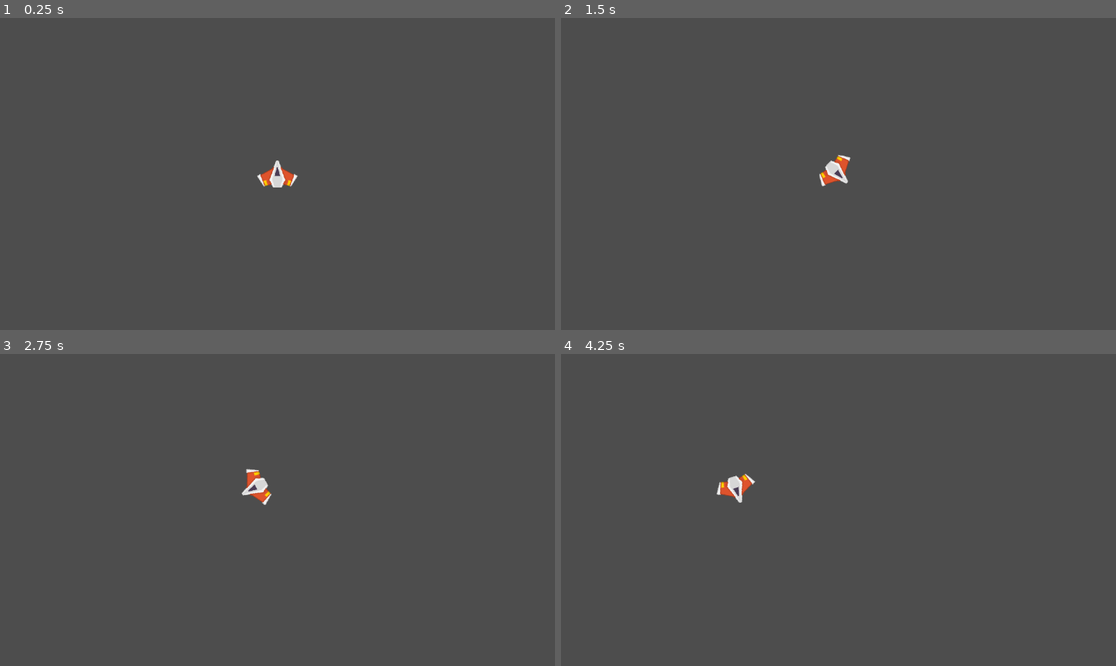
Above: before the commit, frames 1-4 (two rows, left to right).
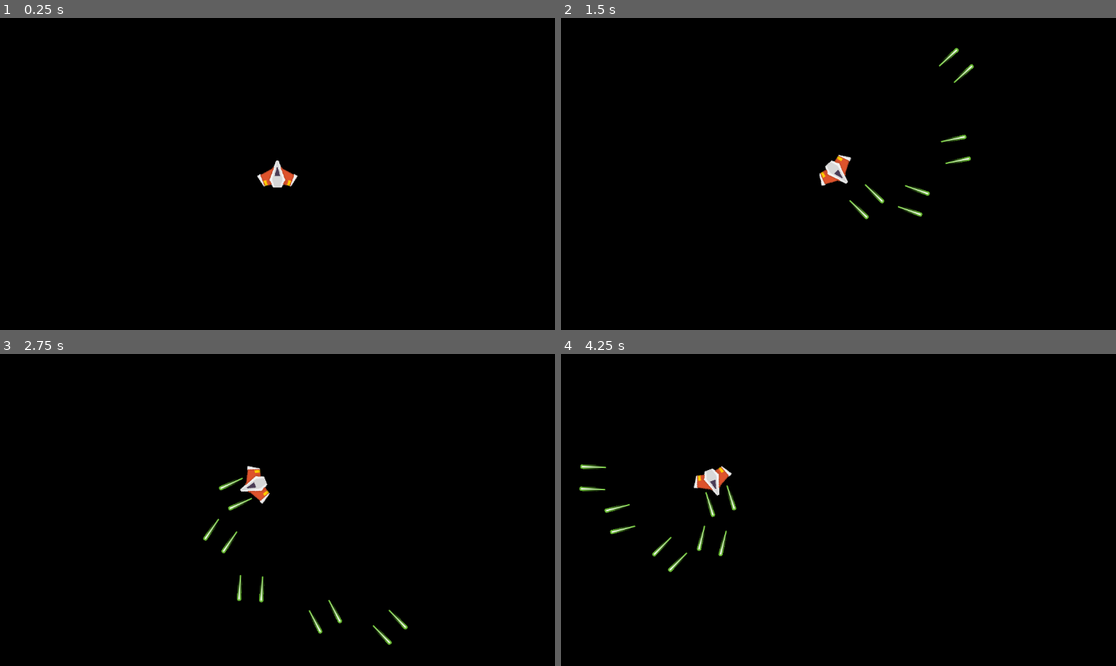
Above: after the commit, the same moments.

Repository: Hirgaz/Space-Pew-Pew
Game: Godot game, scene res://World/World.tscn
The game is run twice, just before and just after one commit, with the same random seed, the same clock (stepped at 60 frames per second) and the same inputs.
Inputs:
- Up to frame 1 (0.25 s): no input
- Up to frame 2 (1.5 s): tap Enter at 0.5 s; hold D (turn_right) 0.53-1.28 s; hold Space (shoot, bound only after the commit) 0.53-1.28 s; hold S (move_back) from 1.28 s (still down); tap Space (shoot, bound only after the commit) at 1.35 s
- Up to frame 3 (2.75 s): release S (move_back) at 2.03 s; hold D (turn_right) from 2.03 s (still down); hold Space (shoot, bound only after the commit) from 2.03 s (still down)
- Up to frame 4 (4.25 s): release D (turn_right) at 2.78 s; release Space (shoot, bound only after the commit) at 2.78 s; hold W (move_forward) 2.78-3.53 s; tap Space (shoot, bound only after the commit) at 2.85 s; hold A (turn_left) from 3.53 s (still down); hold Space (shoot, bound only after the commit) from 3.53 s (still down)

The runs differ from the first frame. In frame 1, 100% of the frame differs, in the area x 0-100%, y 0-100%; in frame 2, 100%; in frame 3, 100%; in frame 4, 100%.

Commit message:
Add lasers!

Diff:
--- /dev/null
+++ b/Player/Laser/Laser.gd
@@ -0,0 +1,5 @@
+extends RigidBody2D
+
+
+func exit_map() -> void:
+	queue_free()
--- /dev/null
+++ b/Player/Laser/Laser.tscn
@@ -0,0 +1,20 @@
+[gd_scene load_steps=4 format=3 uid="uid://dly1ntiva4j5k"]
+
+[ext_resource type="Script" path="res://Player/Laser/Laser.gd" id="1_idrpm"]
+[ext_resource type="Texture2D" uid="uid://b7fnn5wa0rhec" path="res://Player/Laser/LaserGreen.png" id="1_t20x8"]
+
+[sub_resource type="RectangleShape2D" id="RectangleShape2D_lesc4"]
+size = Vector2(10, 55)
+
+[node name="Laser" type="RigidBody2D"]
+collision_layer = 2
+gravity_scale = 0.0
+script = ExtResource("1_idrpm")
+
+[node name="LaserGreen11" type="Sprite2D" parent="."]
+position = Vector2(0, -27)
+texture = ExtResource("1_t20x8")
+
+[node name="CollisionShape2D" type="CollisionShape2D" parent="."]
+position = Vector2(0, -27.5)
+shape = SubResource("RectangleShape2D_lesc4")
--- a/Player/Player.gd
+++ b/Player/Player.gd
@@ -1,19 +1,46 @@
 extends RigidBody2D
 
 
-const TURN_ACCEL = 16.0
-const TURN_DECEL = 16.0
+const LASER_SCENE = preload("res://Player/Laser/Laser.tscn")
+
+
+const TURN_ACCEL = 20.0
+const TURN_DECEL = 20.0
 const MAX_ANGULAR_VELOCITY = PI
 
-const MOVE_FORWARD_ACCEL = 256.0
+const MOVE_FORWARD_ACCEL = 300.0
 const MOVE_BACK_ACCEL = 128.0
 const MOVE_DECEL = 128.0
 const MAX_MOVE_VELOCITY = 256.0
+
+const SHOOT_COOLDOWN = 9.0
+const LASER_VELOCITY = 500
+
+
+@onready var marker_left := $MarkerLeft
+@onready var marker_right := $MarkerRight
+
+
+var shoot_time := 0
+
+
+func exit_map() -> void:
+	# Wrap position.
+	global_position = -global_position
 
 
 func _integrate_forces(state: PhysicsDirectBodyState2D) -> void:
 	var step := state.get_step()
 	var space_transform := state.get_transform()
+
+	# Handle shooting.
+	var shoot := Input.is_action_pressed(&"shoot")
+
+	if shoot and shoot_time <= 0.0:
+		shoot_time = SHOOT_COOLDOWN
+		_spawn_laser.call_deferred()
+	else:
+		shoot_time -= step
 
 	# Handle turning.
 	var ang_velocity := state.get_angular_velocity()
@@ -56,3 +83,20 @@
 		velocity = velocity.move_toward(Vector2(), MOVE_DECEL * step)
 
 	state.set_linear_velocity(velocity)
+
+
+func _spawn_laser_at(position: Vector2) -> void:
+	var laser : RigidBody2D = LASER_SCENE.instantiate()
+
+	laser.rotation = global_rotation
+	laser.position = position
+
+	laser.linear_velocity = global_transform.basis_xform(Vector2(0.0, -LASER_VELOCITY))
+
+	get_parent().add_child(laser)
+	add_collision_exception_with(laser)
+
+
+func _spawn_laser() -> void:
+	_spawn_laser_at(marker_left.global_position)
+	_spawn_laser_at(marker_right.global_position)
--- a/Player/Player.tscn
+++ b/Player/Player.tscn
@@ -18,3 +18,9 @@
 [node name="Sprite2D" type="Sprite2D" parent="."]
 scale = Vector2(0.75, 0.75)
 texture = ExtResource("2_ju6x8")
+
+[node name="MarkerLeft" type="Marker2D" parent="."]
+position = Vector2(-23, -5)
+
+[node name="MarkerRight" type="Marker2D" parent="."]
+position = Vector2(23, -5)
--- a/World/World.gd
+++ b/World/World.gd
@@ -19,6 +19,5 @@
 
 
 func _on_world_bounds_body_exited(body: Node2D) -> void:
-	# Warp players and other items.
-	# TODO: Decide further details.
-	body.global_position = -body.global_position
+	if body.has_method(&"exit_map"):
+		body.exit_map()
--- a/project.godot
+++ b/project.godot
@@ -39,3 +39,16 @@
 "events": [Object(InputEventKey,"resource_local_to_scene":false,"resource_name":"","device":-1,"window_id":0,"alt_press …(192 unchanged characters)…
 ]
 }
+shoot={
+"deadzone": 0.5,
+"events": [Object(InputEventKey,"resource_local_to_scene":false,"resource_name":"","device":-1,"window_id":0,"alt_pressed":false,"shift_pressed":false,"ctrl_pressed":false,"meta_pressed":false,"pressed":false,"keycode":0,"physical_keycode":32,"key_label":0,"unicode":32,"location":0,"echo":false,"script":null)
+]
+}
+
+[physics]
+
+2d/default_linear_damp=0.0
+
+[rendering]
+
+environment/defaults/default_clear_color=Color(0, 0, 0, 1)
Binary file added: Player/Laser/LaserGreen.png
Not shown, added: Player/Laser/LaserGreen.png.import
